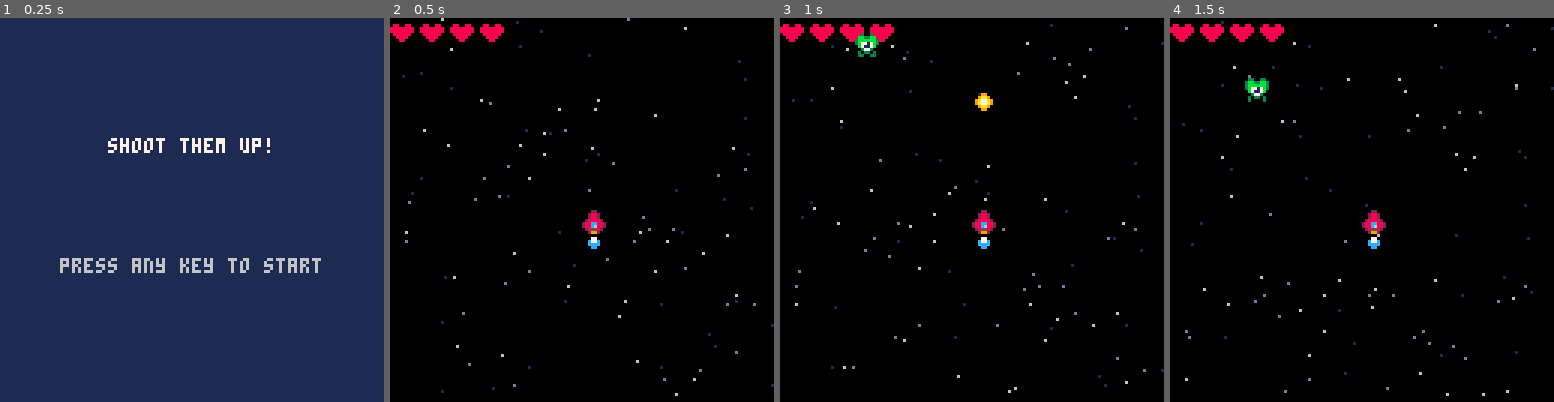
Above: before the commit, frames 1-4 (left to right).
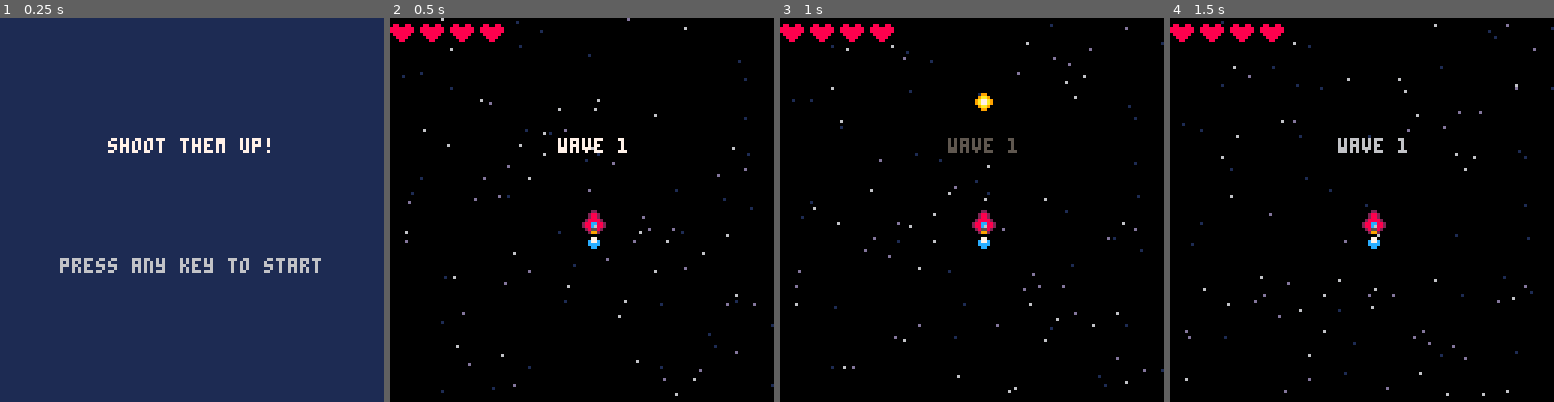
Above: after the commit, the same moments.

Repository: gabriel-jm/pico8-games
Game: PICO-8 cartridge shmup.p8
Same seed, same stepped clock (60 frames per second), same inputs: the game is played once before the commit and once after it.
Inputs:
- Up to frame 1 (0.25 s): no input
- Up to frame 2 (0.5 s): tap X (X key) at 0.33 s
- Up to frame 3 (1 s): tap O (Z key) at 0.7 s
- Up to frame 4 (1.5 s): tap X (X key) at 1.07 s

Frame 1 is identical in both runs. In frame 2, 0.3% of the frame differs, in the area x 43-62%, y 31-36%; in frame 3, 0.6%; in frame 4, 0.6%, in the area x 19-62%, y 15-36%.

Commit message:
shmup - add wave text

Diff:
--- a/shmup.p8
+++ b/shmup.p8
@@ -4,11 +4,18 @@
 -- init
 
 function _init()
- upd=update_start
- drw=draw_start
-
  t=0
  blinkt=1
+
+ modes={
+ 	start={update_start,draw_start},
+ 	game={update_game,draw_game},
+ 	wave_text={update_wave_text,draw_wave_text},
+ 	gameover={update_gameover,draw_gameover},
+ 	win={update_win,draw_win}
+ }
+
+ mode("start")
 end
 
 function _draw()
@@ -22,9 +29,9 @@
 end
 
 function startgame()
-	upd=update_game
- drw=draw_game
 	t=0
+	wave=0
+	next_wave()
 
 	ship={
 		x=64,
@@ -53,13 +60,18 @@
 	end
 
 	enemies={}
-	spawn_enemy()
 
 	explosions={}
 
 	shock_waves={}
 
 	particles={}
+end
+
+function mode(target_mode)
+	upd,drw=unpack(
+		modes[target_mode]
+	)
 end
 -->8
 -- tools
@@ -234,8 +246,17 @@
 -- update
 
 function update_start()
-	if btnp(4) or btnp(5) then
+	if not btn(4)
+		and not btn(5)
+	then
+		btn_released=true
+	end
+
+	if btn_released and
+		(btnp(4) or btnp(5))
+	then
 		startgame()
+		btn_released=false
 	end
 end
 
@@ -282,8 +303,11 @@
 				if e.hp<=0 then
 					sfx(1)
 					del(enemies,e)
-					spawn_enemy()
 					explode(e.x+4,e.y+4)
+
+					if #enemies==0 then
+						next_wave()
+					end
 				end
 			end
 		end)
@@ -340,10 +364,36 @@
 	update_stars()
 
 	if lives<=0 then
-		upd=update_start
-		drw=draw_gameover
-	end
-end
+		mode("gameover")
+	end
+end
+
+function update_wave_text()
+	update_game()
+	wavetime-=1
+
+	if wavetime<=0 then
+		mode("game")
+		spawn_wave()
+	end
+end
+
+function update_gameover()
+	if not btn(4)
+		and not btn(5)
+	then
+		btn_released=true
+	end
+
+	if btn_released and
+		(btnp(4) or btnp(5))
+	then
+		mode("start")
+		btn_released=false
+	end
+end
+
+update_win=update_gameover
 -->8
 -- draw
 
@@ -470,6 +520,49 @@
 		80,
 		blink()
 	)
+end
+
+function draw_wave_text()
+	draw_game()
+	print(
+		"wave "..wave,
+		56,
+		40,
+		blink()
+	)
+end
+
+function draw_win()
+	cls(11)
+	print(
+		"congratulations",
+		40,
+		40,
+		7
+	)
+	print(
+		"press any key to restart",
+		20,
+		80,
+		blink()
+	)
+end
+-->8
+-- waves and enemies
+
+function spawn_wave()
+	spawn_enemy()
+end
+
+function next_wave()
+	wave+=1
+
+	if wave>4 then
+		return mode("win")
+	end
+
+	mode("wave_text")
+	wavetime=80
 end
 __gfx__
 00000000000220000002200000022000000000000000000000000000000000000000000000000000000000000000000000000000000000000000000000000000
